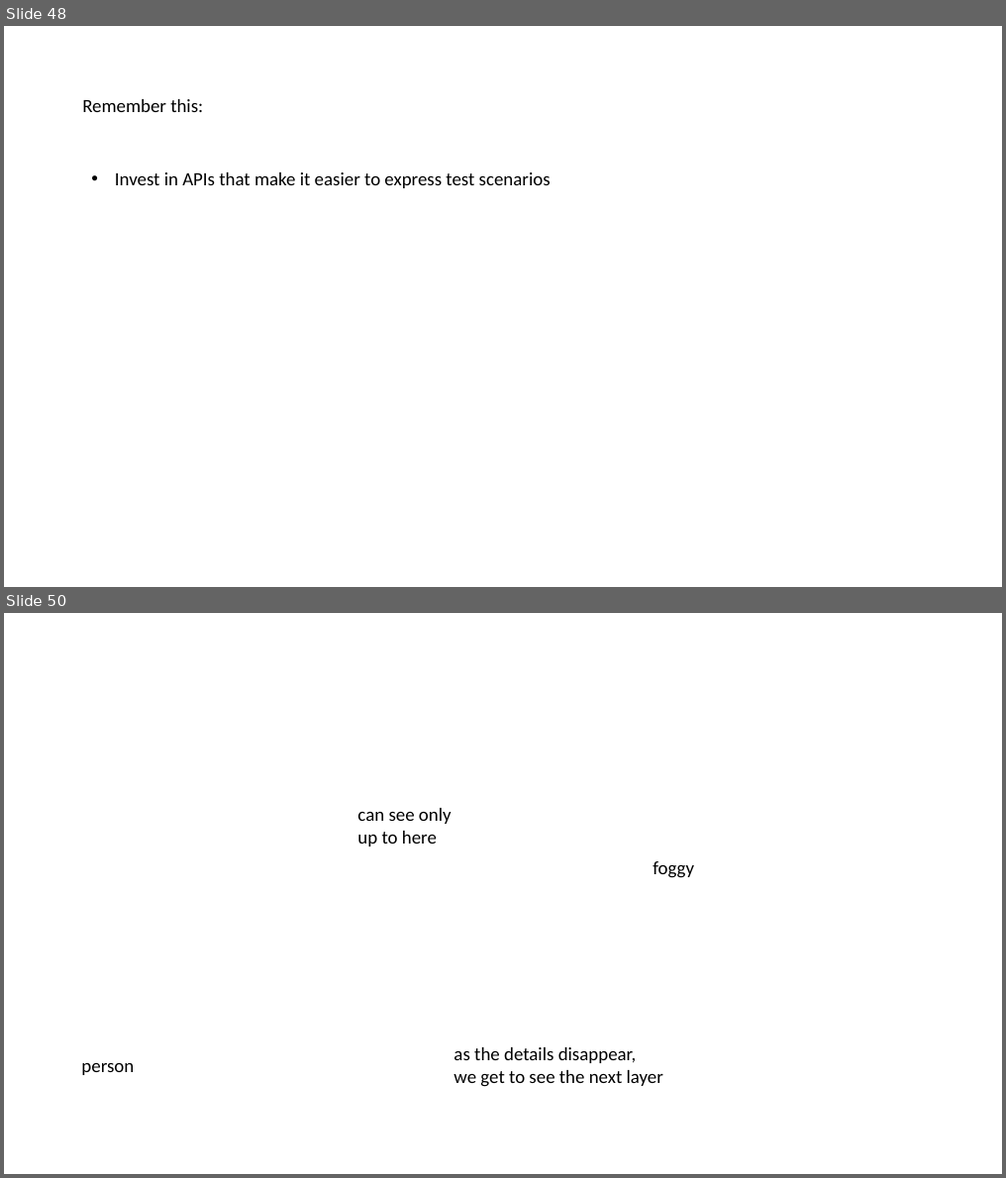
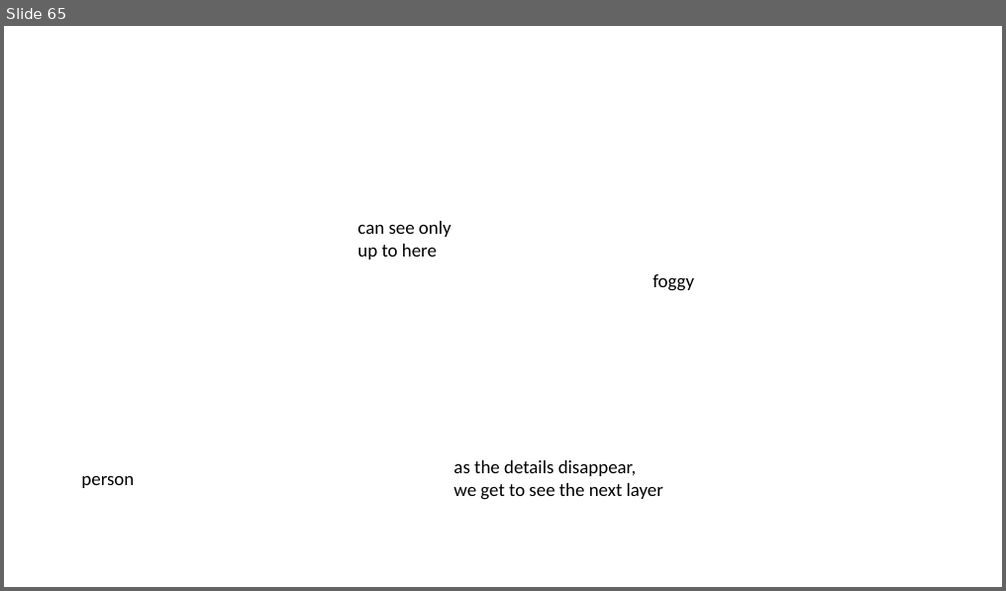
Before and after one commit to LearnWithLlew/TestingBetterWithApprovals.Slides, a slide deck: slides/Testing Better with Approvals.pptx. Shown one above the other, each under a label of ours: slides 48 and 50 before the commit, slide 65 after it; the slides between them are not shown. The pictures are 1006x1178 and 1006x591 pixels, drawn with LibreOffice and Linux fonts; fonts in the diff are those of the drawing. Boxes give left, top, right and bottom in pixels: in the first picture for what was removed or moved away, otherwise in the second. Text is boxed around its words. In the diff, an @@ line names an element or a change of style, - is before the commit and + after.

```diff
--- a/slides/Testing Better with Approvals.pptx
+++ b/slides/Testing Better with Approvals.pptx
@@ slide 48 removed at [4, 26, 1002, 587], background #FFFFFF @@
@@ text removed at [82, 99, 203, 112] @@
-Remember this:
@@ text removed at [115, 173, 550, 188] @@
-• Invest in APIs that make it easier to express test scenarios
@@ what was slide 50 is now slide 65 @@
```
Also in this commit, not shown: 16 slides added.
